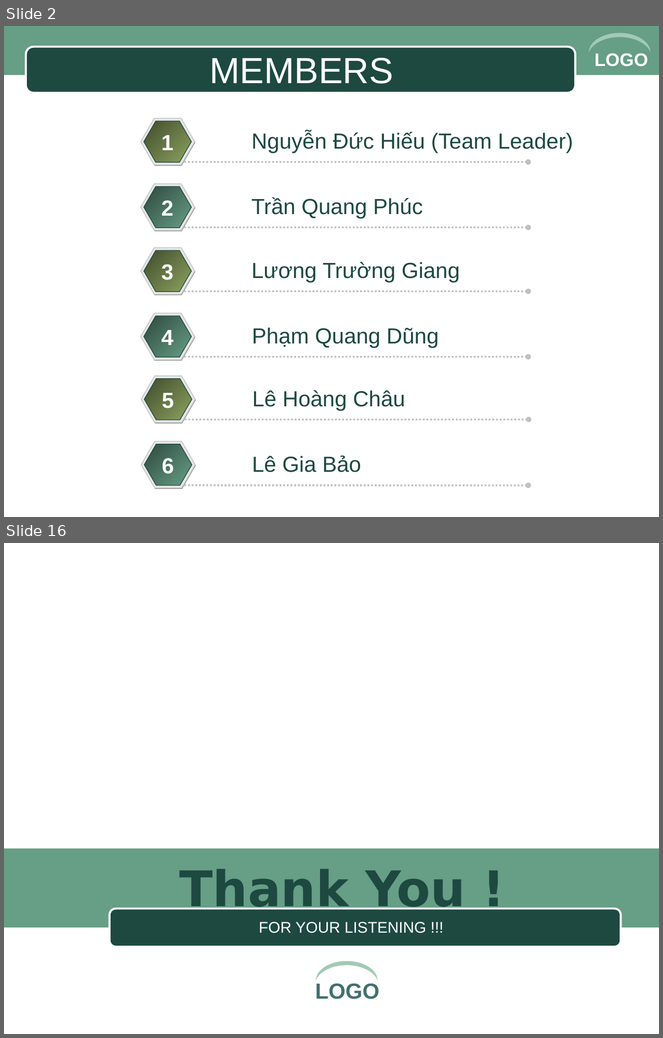
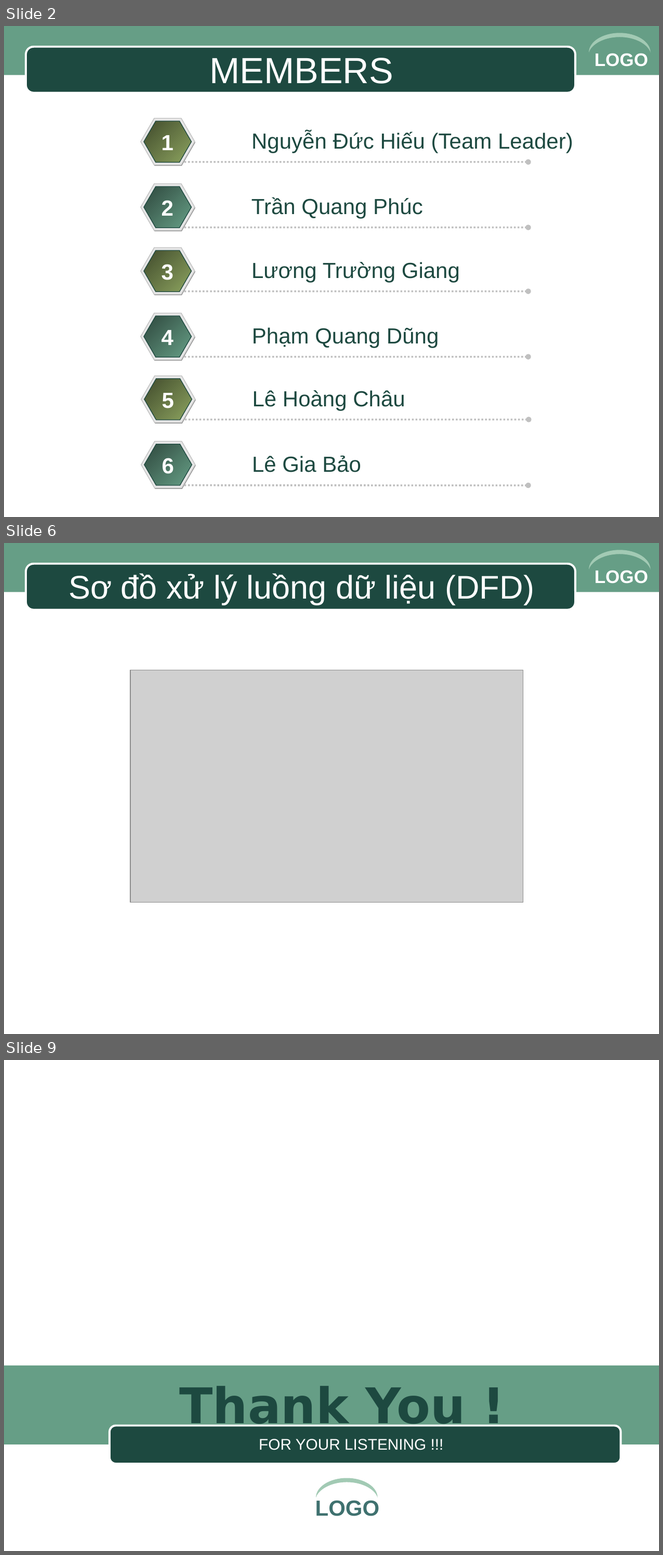
Before and after one commit to michelnguyen567/DoAn, a slide deck: baocao_slide/slide.ppt. Shown one above the other, each under a label of ours: slides 2 and 16 before the commit, slides 2, 6 and 9 after it; the slides between them are not shown. The pictures are 663x1038 and 663x1555 pixels, drawn with LibreOffice and Linux fonts; fonts in the diff are those of the drawing; grey boxes stand for pictures; background and template pictures are left out. Boxes give left, top, right and bottom in pixels: in the first picture for what was removed or moved away, otherwise in the second. Text is boxed around its words. In the diff, an @@ line names an element or a change of style, - is before the commit and + after.

```diff
--- a/baocao_slide/slide.ppt
+++ b/baocao_slide/slide.ppt
@@ slide 6 added at (x1=4, y1=543, x2=659, y2=1034), background #FFFFFF; not listed: 4 template elements that a slide beside it also shows @@
@@ title added at (x1=68, y1=573, x2=534, y2=605), 36 pt, text #FFFFFF @@
+Sơ đồ xử lý luồng dữ liệu (DFD)
@@ picture added at (x1=130, y1=670, x2=523, y2=903) @@
@@ what was slide 16 is now slide 9 @@
```
Also in this commit, not shown: 6 other slides added, 14 slides removed, 5 other files.
